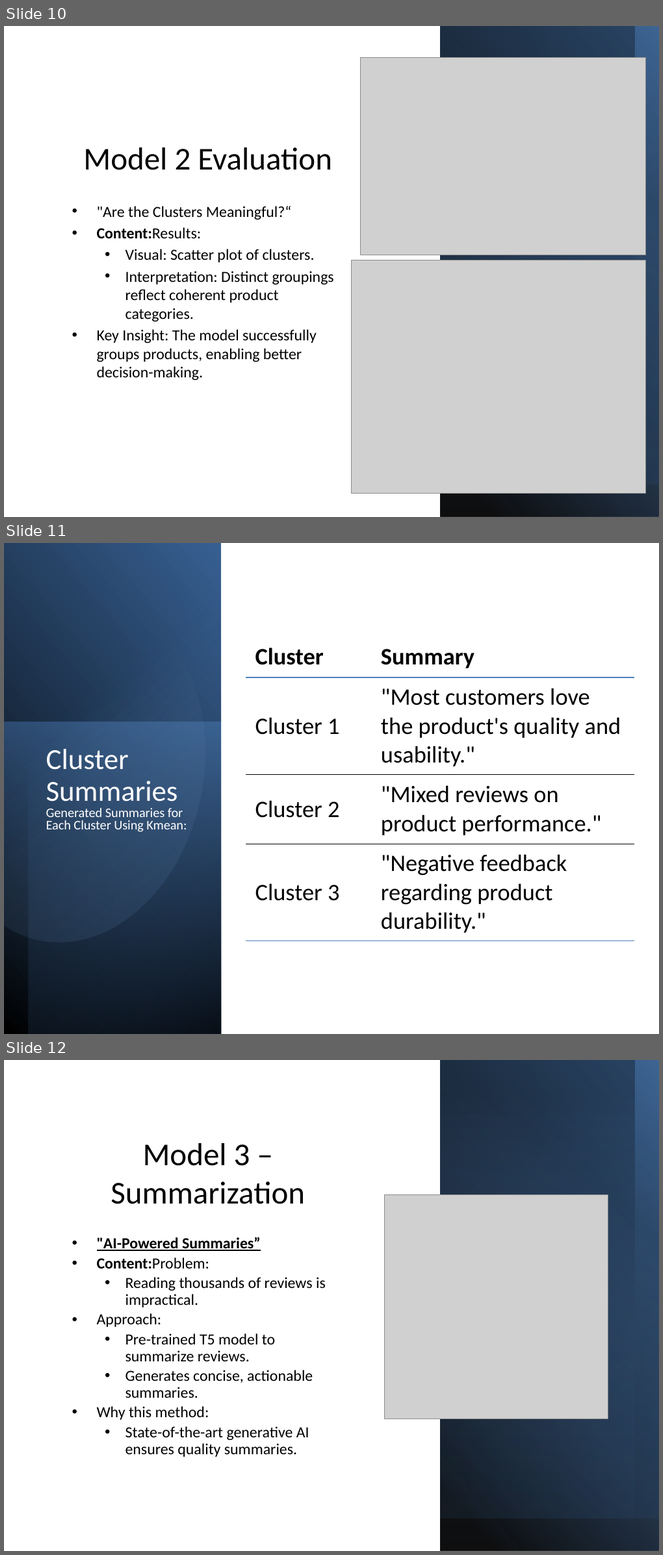
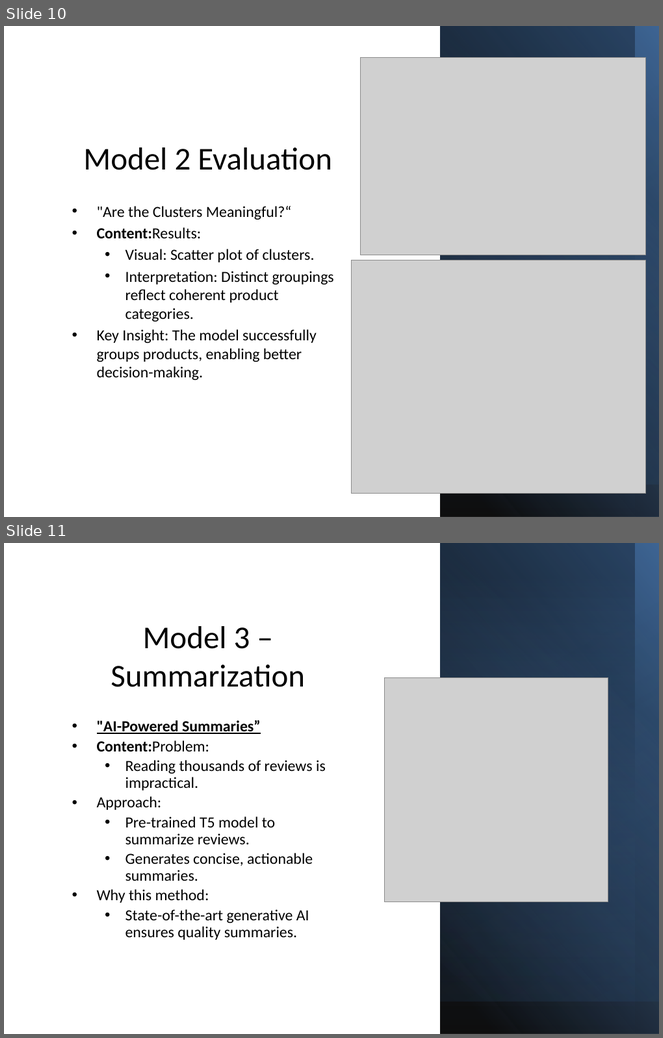
Before and after one commit to mehakhafeez/NLPprojectweek6, a slide deck: NLPProject3.pptx. Shown one above the other, each under a label of ours: slides 10, 11 and 12 before the commit, slides 10 and 11 after it. The pictures are 663x1555 and 663x1038 pixels, drawn with LibreOffice and Linux fonts; fonts in the diff are those of the drawing; grey boxes stand for pictures. Boxes give left, top, right and bottom in pixels: in the first picture for what was removed or moved away, otherwise in the second. Text is boxed around its words. In the diff, an @@ line names an element or a change of style, - is before the commit and + after.

```diff
--- a/NLPProject3.pptx
+++ b/NLPProject3.pptx
@@ slide 11 removed at (x1=4, y1=543, x2=659, y2=1034), background #FFFFFF @@
@@ rectangle removed at (x1=5, y1=543, x2=221, y2=1034) @@
@@ rectangle removed at (x1=28, y1=543, x2=221, y2=1034) @@
@@ freeform shape removed at (x1=4, y1=585, x2=235, y2=966) @@
@@ table removed at (x1=246, y1=636, x2=634, y2=941), 4 rows, 2 columns @@
-Cluster | Summary
-Cluster 1 | "Most customers love the product's quality and usability."
-Cluster 2 | "Mixed reviews on product performance."
-Cluster 3 | "Negative feedback regarding product durability."
@@ rectangle removed at (x1=4, y1=722, x2=220, y2=1034) @@
@@ title removed at (x1=46, y1=749, x2=178, y2=809) @@
-Cluster Summaries
@@ text removed at (x1=46, y1=808, x2=187, y2=832) @@
-Generated Summaries for Each Cluster Using Kmean:
@@ what was slide 12 is now slide 11 @@
```
Also in this commit, not shown: 4 slides changed, 1 slide added, 1 other slide removed, 3 other files.
